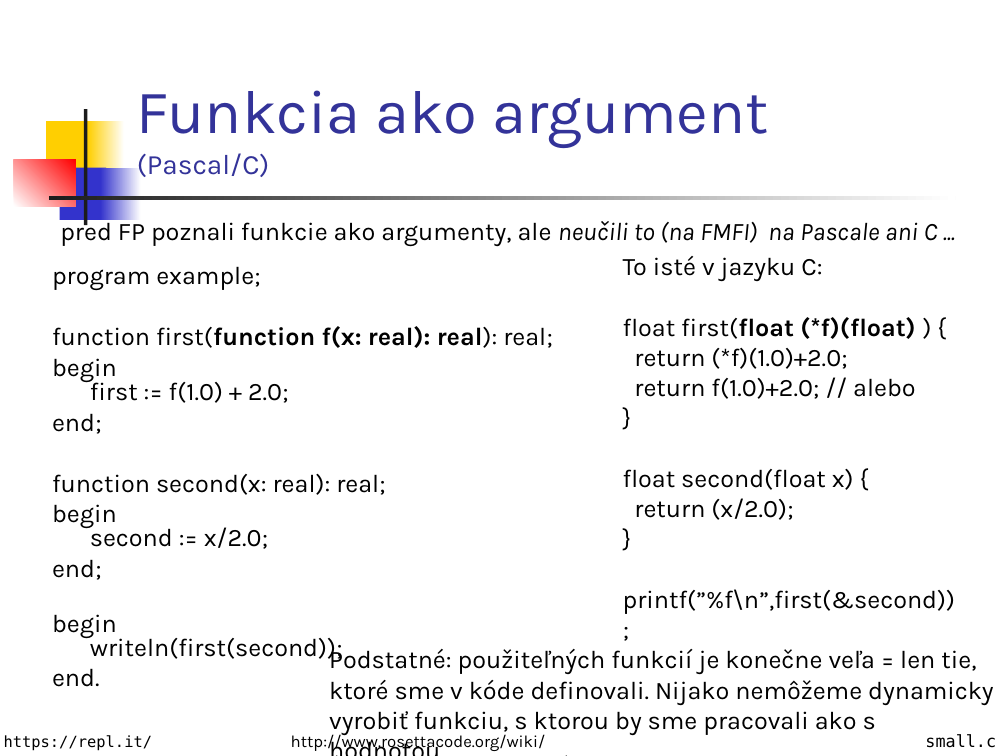
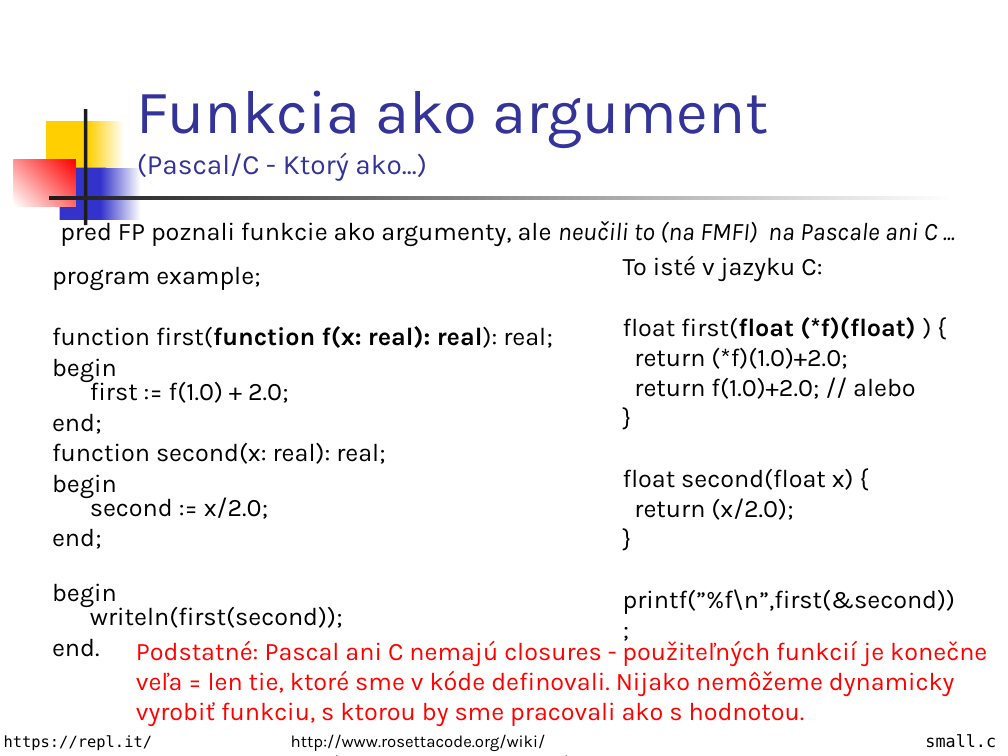
Before and after one commit to Funkcionalne/Prednasky, a slide deck: slide 8 of 01/01_fpro.ppt. Drawn at 1008x756 pixels with LibreOffice and Linux fonts; fonts in the diff are those of the drawing. Boxes give left, top, right and bottom in pixels: in the first picture for what was removed or moved away, otherwise in the second. Text is boxed around its words. In the diff, an @@ line names an element or a change of style, - is before the commit and + after.

```diff
--- a/01/01_fpro.ppt
+++ b/01/01_fpro.ppt
@@ title at [137,90,769,181]: text changed; size 44 to 20 pt @@
-Funkcia ako argument
-(Pascal/C)
+Funkcia ako argument
+(Pascal/C - Ktorý ako...)
@@ text "program example;" rewrapped from [52,266,552,687] to [52,266,552,657] @@
@@ text at [136,637,987,727]: text changed; text colour #000000 to #FF0000 @@
-Podstatné: použiteľných funkcií je konečne veľa = len tie,
-ktoré sme v kóde definovali. Nijako nemôžeme dynamicky
-vyrobiť funkciu, s ktorou by sme pracovali ako s hodnotou.
+Podstatné: Pascal ani C nemajú closures - použiteľných funkcií je konečne veľa = len tie, ktoré sme v kóde definovali. Nijako nemôžeme dynamicky vyrobiť funkciu, s ktorou by sme pracovali ako s hodnotou.
```
Also in this commit, not shown: 13 other slides changed, 1 slide added, 2 other files.
